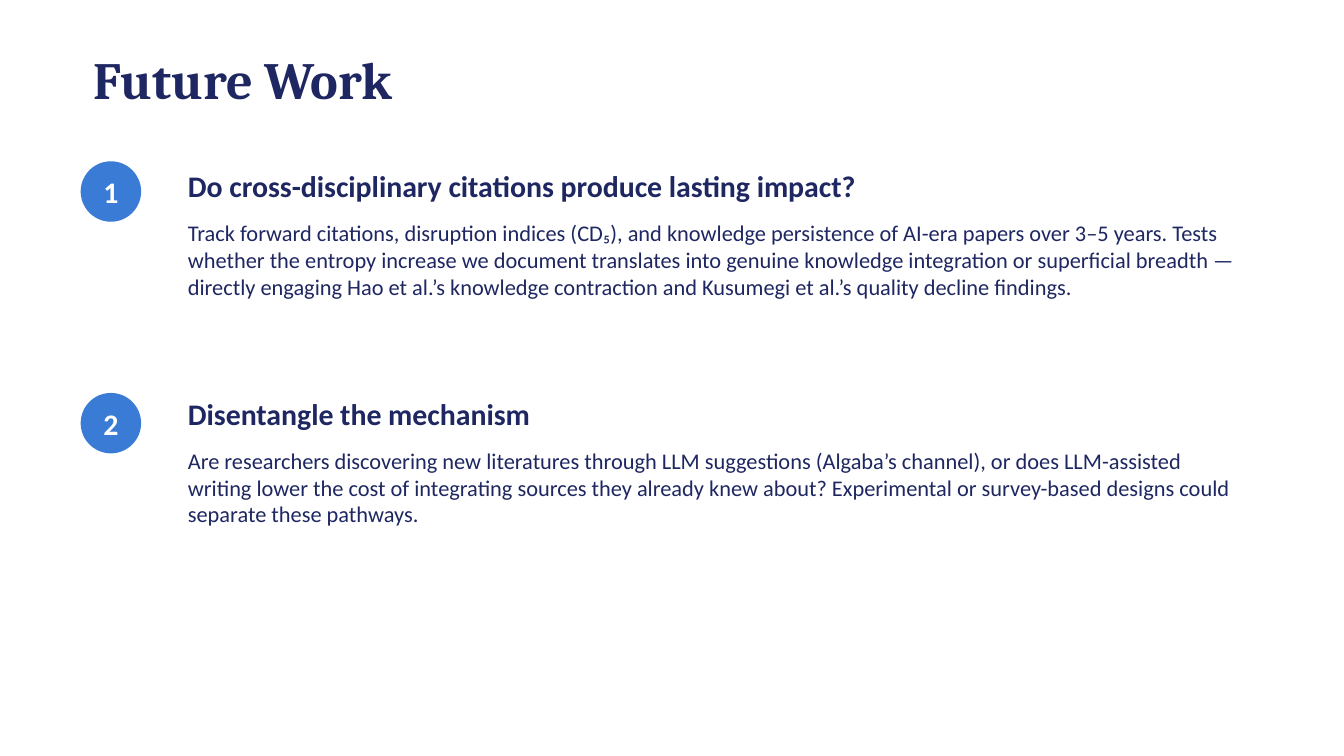
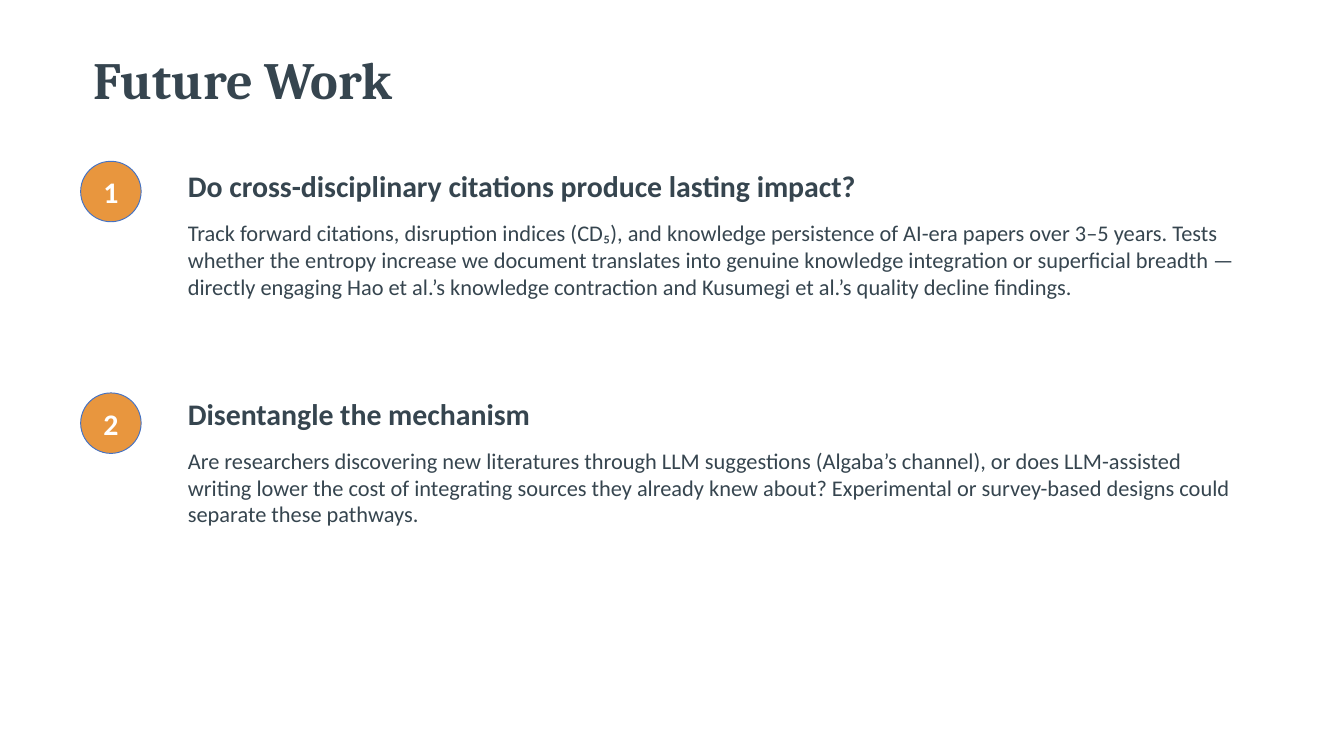
Before and after one commit to bheim/aig_final_project, a slide deck: slide 24 of claude work/presentation final.pptx. Drawn at 1344x756 pixels with LibreOffice and Linux fonts; fonts in the diff are those of the drawing. Boxes give left, top, right and bottom in pixels: in the first picture for what was removed or moved away, otherwise in the second. Text is boxed around its words. In the diff, an @@ line names an element or a change of style, - is before the commit and + after.

```diff
--- a/claude work/presentation final.pptx
+++ b/claude work/presentation final.pptx
@@ ellipse "1" at box(81, 161, 141, 222): text colour #FFFFFF to none; fill #3A7BD5 to #E8963E @@
@@ ellipse "2" at box(81, 392, 141, 453): text colour #FFFFFF to none; fill #3A7BD5 to #E8963E @@
@@ text colour #1E2761 to none in 5 elements at box(94, 62, 393, 100), box(188, 176, 856, 202), box(188, 225, 1217, 299), box(188, 404, 530, 430), box(188, 453, 1229, 526) @@
```
Also in this commit, not shown: 24 other slides changed, 2 other files.
